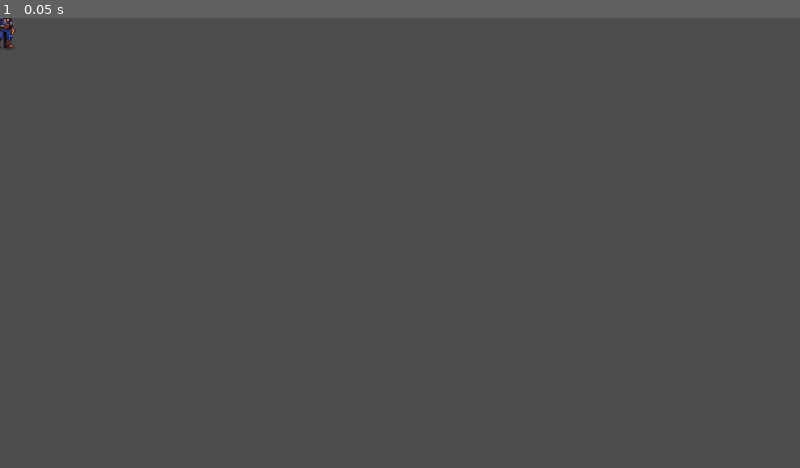
Above: before the commit, frame 1.
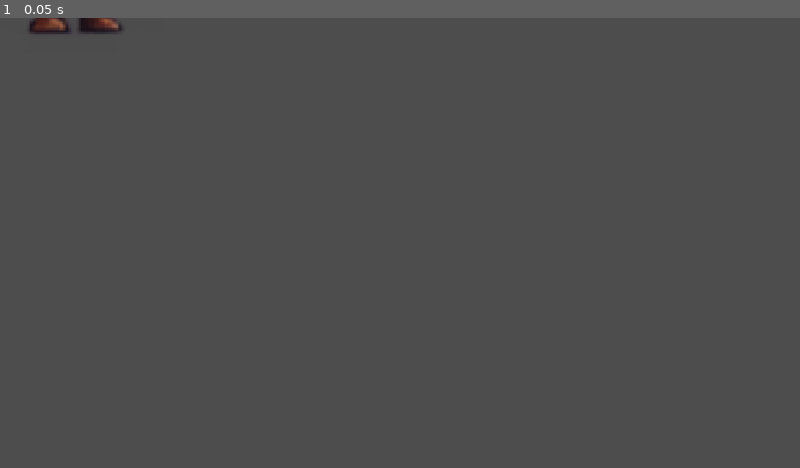
Above: after the commit, the same moment.

Repository: calhrgraham-pixel/mountain
Game: Godot game, scene res://character_body_2d.tscn
Same seed, same stepped clock (60 frames per second), same inputs: the game is played once before the commit and once after it. The project has no main scene, so this scene is started directly.
Inputs:
- Up to frame 1 (0.05 s): no input

The runs differ from the first frame. In frame 1, 0.4% of the frame differs, in the area x 0-16%, y 0-8%.

Commit message:
lets rev it up

Diff:
--- a/character_body_2d.tscn
+++ b/character_body_2d.tscn
@@ -1,28 +1,28 @@
 [gd_scene format=3 uid="uid://ddff55md3wkg1"]
 
-[ext_resource type="Texture2D" uid="uid://dogpl45njt7t8" path="res://Assets/ChatGPT Image Sep 5, 2026, 11_41_46 AM.png" id="1_f50pn"]
+[ext_resource type="Texture2D" uid="uid://dwa1ondoeyvn5" path="res://assets 2.0/ChatGPT Image Sep 5, 2026, 11_41_46 AM.png" id="1_f50pn"]
 
 [sub_resource type="AtlasTexture" id="AtlasTexture_ij6vw"]
 atlas = ExtResource("1_f50pn")
-region = Rect2(2, 52, 59, 97)
+region = Rect2(0, 51, 67, 101)
 
 [sub_resource type="AtlasTexture" id="AtlasTexture_ghijl"]
 atlas = ExtResource("1_f50pn")
-region = Rect2(61, 52, 59, 97)
+region = Rect2(67, 51, 67, 101)
 
 [sub_resource type="AtlasTexture" id="AtlasTexture_44cfe"]
 atlas = ExtResource("1_f50pn")
-region = Rect2(120, 52, 59, 97)
+region = Rect2(134, 51, 67, 101)
 
 [sub_resource type="AtlasTexture" id="AtlasTexture_dd465"]
 atlas = ExtResource("1_f50pn")
-region = Rect2(179, 52, 59, 97)
+region = Rect2(201, 51, 67, 101)
 
 [sub_resource type="AtlasTexture" id="AtlasTexture_lhvu3"]
 atlas = ExtResource("1_f50pn")
-region = Rect2(238, 52, 59, 97)
+region = Rect2(402, 51, 67, 101)
 
-[sub_resource type="SpriteFrames" id="SpriteFrames_5mqm5"]
+[sub_resource type="SpriteFrames" id="SpriteFrames_vuua7"]
 animations = [{
 "frames": [{
 "duration": 1.0,
@@ -42,11 +42,13 @@
 }],
 "loop": 1,
 "name": &"default",
-"speed": 5.0
+"speed": 2.0
 }]
 
 [node name="CharacterBody2D" type="CharacterBody2D" unique_id=941459637]
 
-[node name="AnimatedSprite2D" type="AnimatedSprite2D" parent="." unique_id=1454271530]
-sprite_frames = SubResource("SpriteFrames_5mqm5")
-frame_progress = 0.05788573
+[node name="AnimatedSprite2D" type="AnimatedSprite2D" parent="." unique_id=2116325162]
+position = Vector2(100.75, -151.87688)
+scale = Vector2(4.0074625, 4.007463)
+sprite_frames = SubResource("SpriteFrames_vuua7")
+frame_progress = 0.62994623
